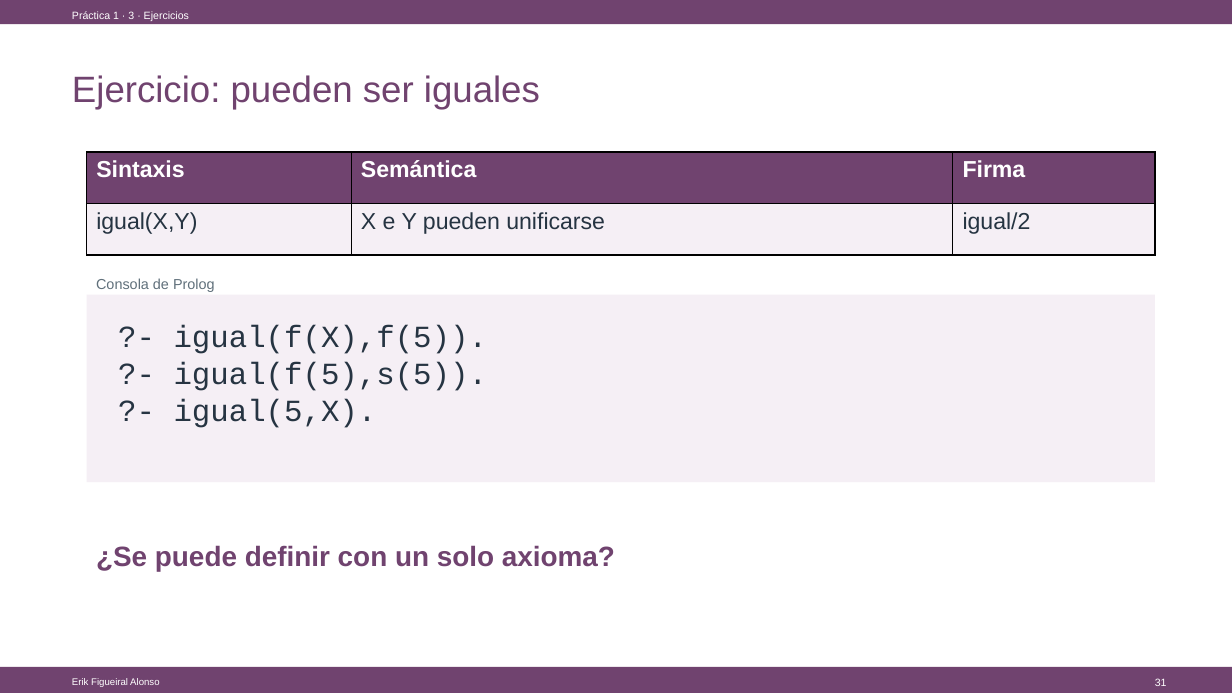
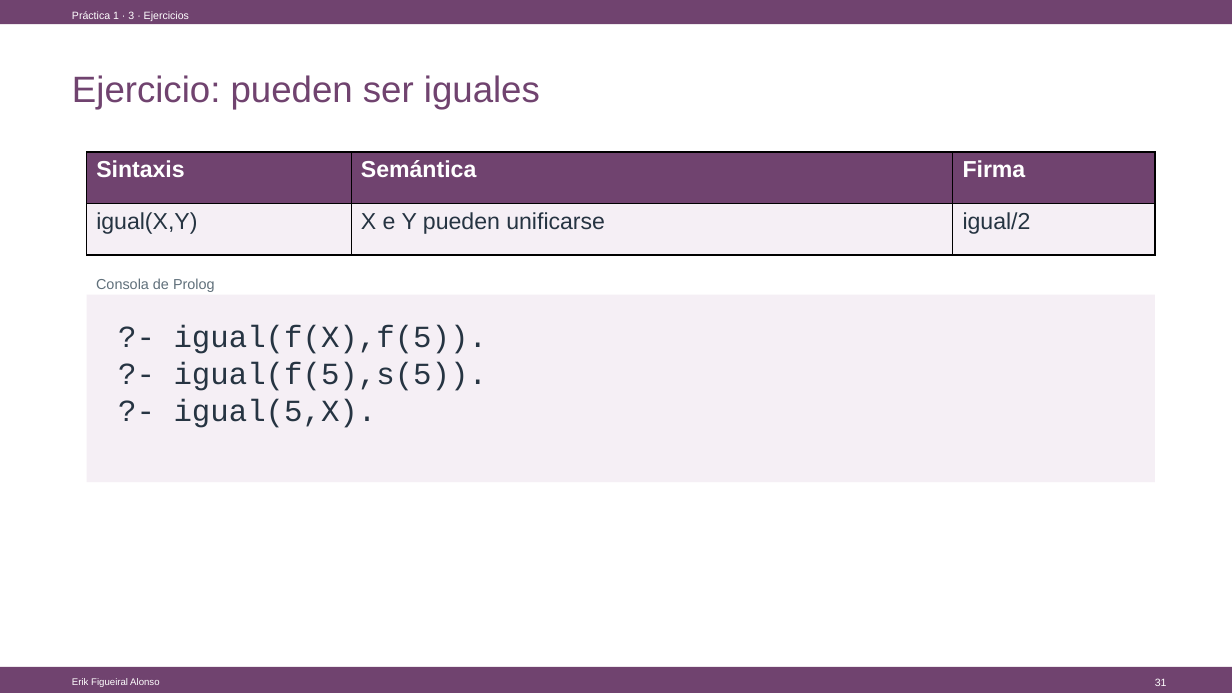
Before and after one commit to Figueiral-Alonso/Docencia, a slide deck: slide 31 of 26/Lógica Computacional/LAB1/LAB1_Introduccion_a_Prolog.pptx. Drawn at 1232x693 pixels with LibreOffice and Linux fonts; fonts in the diff are those of the drawing. Boxes give left, top, right and bottom in pixels: in the first picture for what was removed or moved away, otherwise in the second. Text is boxed around its words. In the diff, an @@ line names an element or a change of style, - is before the commit and + after.

```diff
--- a/26/Lógica Computacional/LAB1/LAB1_Introduccion_a_Prolog.pptx
+++ b/26/Lógica Computacional/LAB1/LAB1_Introduccion_a_Prolog.pptx
@@ text removed at <box>96,545,615,572</box> @@
-¿Se puede definir con un solo axioma?
```
Also in this commit, not shown: 6 other slides changed, 3 other files.
